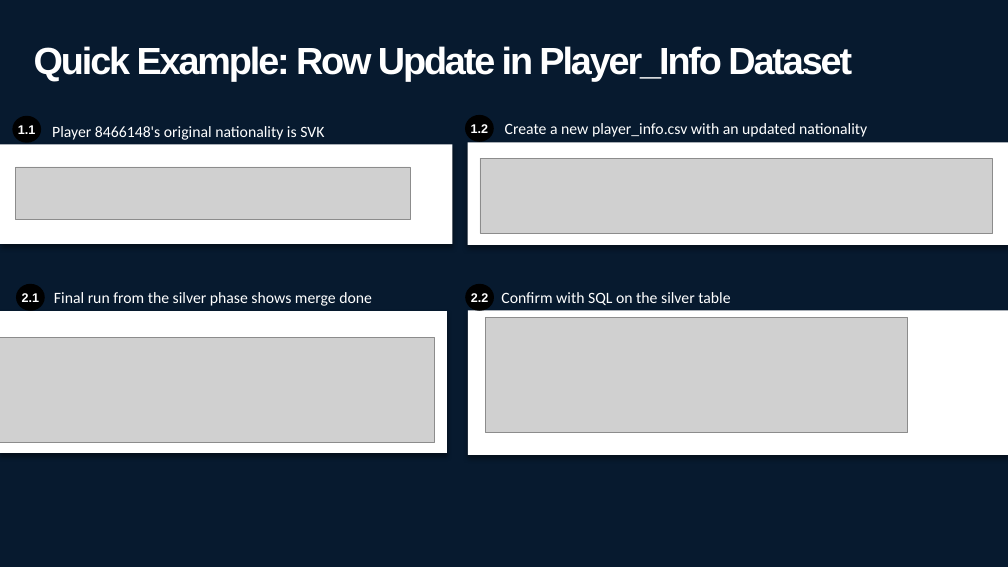
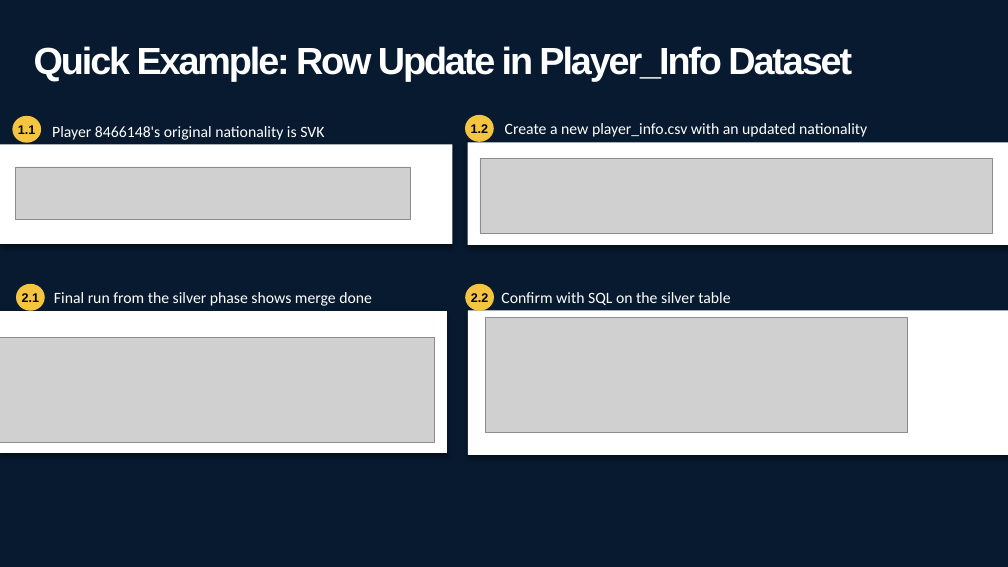
Before and after one commit to kwongheng/JDE10_final_project, a slide deck: slide 16 of docs/Final Project Presentation.pptx. Drawn at 1008x567 pixels with LibreOffice and Linux fonts; fonts in the diff are those of the drawing; grey boxes stand for pictures; background and template pictures are left out. Boxes give left, top, right and bottom in pixels: in the first picture for what was removed or moved away, otherwise in the second. Text is boxed around its words. In the diff, an @@ line names an element or a change of style, - is before the commit and + after.

```diff
--- a/docs/Final Project Presentation.pptx
+++ b/docs/Final Project Presentation.pptx
@@ text colour #FFFFFF to #000000; fill #000000 to #F5C542 in 4 elements at (x1=16, y1=284, x2=45, y2=311), (x1=465, y1=284, x2=494, y2=311), (x1=12, y1=116, x2=41, y2=143), (x1=465, y1=115, x2=494, y2=142) @@
```
Also in this commit, not shown: 23 other slides changed, 5 slides added, 12 slides removed.
